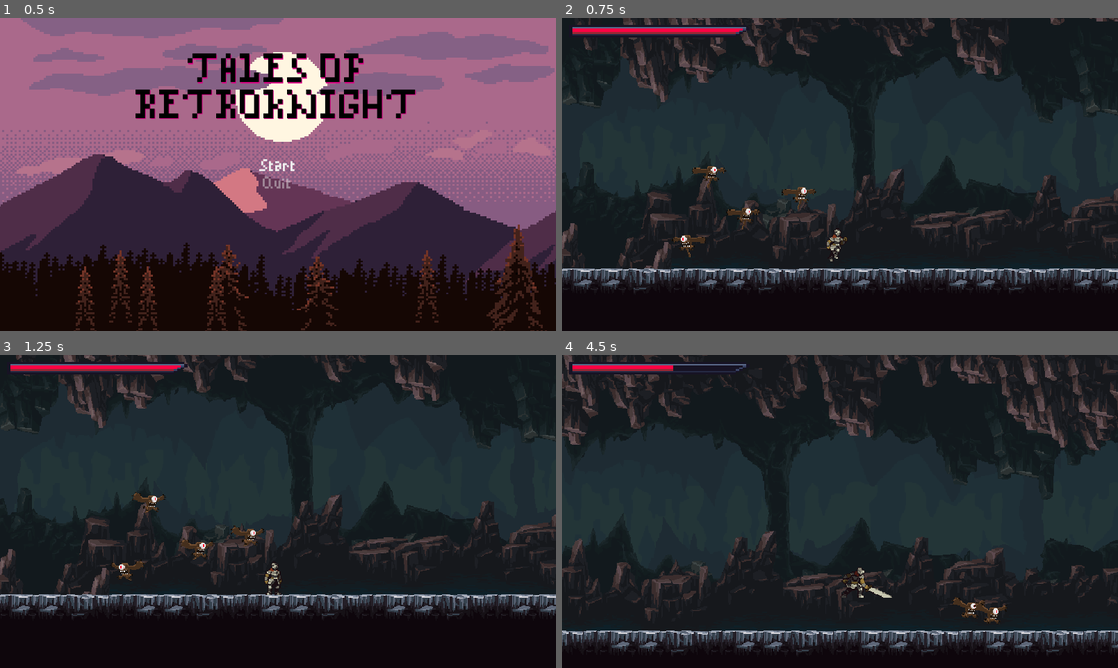
Above: before the commit, frames 1-4 (two rows, left to right).
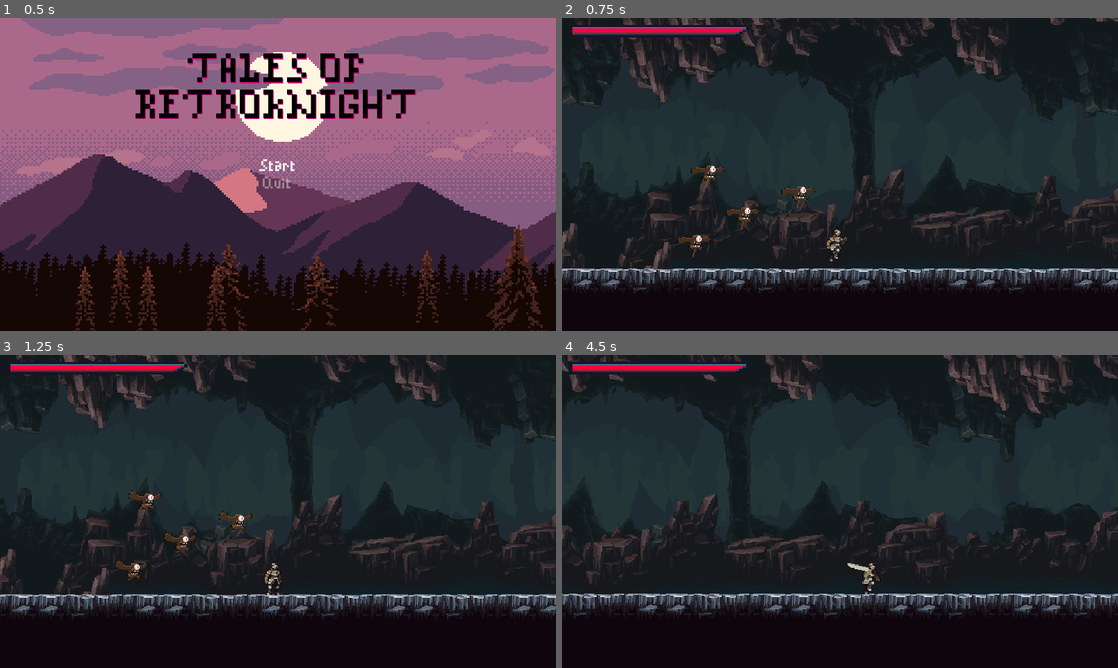
Above: after the commit, the same moments.

Repository: Astrol99/RetroKnight
Game: Godot game, scene res://src/MainMenu/MainMenu.tscn
The game is run twice, just before and just after one commit, with the same random seed, the same clock (stepped at 60 frames per second) and the same inputs.
Inputs (mouse positions are in pixels of both pictures, inside the frame that each line leads up to):
- Up to frame 1 (0.5 s): no input
- Up to frame 2 (0.75 s): click "Start" at 0.5 s
- Up to frame 3 (1.25 s): no input
- Up to frame 4 (4.5 s): move the mouse to (962, 495) at 1.27 s; hold Right (ui_right) 1.28-2.78 s; click (962, 495) at 1.35 s; tap Up (ui_up) at 1.52, 2.27, 3.77 s; tap Shift (roll) at 1.55, 2.1, 3.05, 3.6 s; move the mouse to (728, 527) at 2.02 s; click (728, 527) at 2.3 s; move the mouse to (895, 442) at 2.77 s; hold Left (ui_left) 2.78-3.53 s; click (895, 442) at 2.85 s; move the mouse to (812, 574) at 3.52 s; hold Right (ui_right) from 3.53 s (still down); click (812, 574) at 3.8 s; move the mouse to (1006, 558) at 4.27 s; click (1006, 558) at 4.35 s

Frame 1 is identical in both runs. In frame 2, 0.4% of the frame differs, in the area x 20-46%, y 47-77%; in frame 3, 0.9%; in frame 4, 27%, in the area x 0-100%, y 0-96%.

Commit message:
Cleaned up some code

Diff:
--- a/project.godot
+++ b/project.godot
@@ -16,7 +16,7 @@
 
 [autoload]
 
-PlayerStats="*res://src/Entities/Stats/PlayerStats.tscn"
+PlayerStats="*res://src/Entities/Player/PlayerStats.tscn"
 
 [display]
 
--- a/src/Entities/FlyingEye/Flying Eye.gd
+++ b/src/Entities/FlyingEye/Flying Eye.gd
@@ -12,42 +12,42 @@
 export var MAX_SPEED = 500
 export var FRICTION = 200
 
-enum {
+enum States {
 	IDLE,
 	WANDER,
 	CHASE
 }
-var state = CHASE
+var state = States.CHASE
 
 var velocity = Vector2.ZERO
 var knockback = Vector2.ZERO
 
 func _ready():
-	state = pick_rand_state([IDLE, WANDER])
+	state = pick_rand_state(States)
 
 func _physics_process(delta):
 	knockback = knockback.move_toward(Vector2.ZERO, FRICTION * delta)
 	knockback = move_and_slide(knockback)
 
 	match state:
-		IDLE:
+		States.IDLE:
 			velocity = velocity.move_toward(Vector2.ZERO, FRICTION * delta)
 			seek_player()
 			if _wander_controller.get_time_left() == 0:
 				update_wander()
-		WANDER:
+		States.WANDER:
 			seek_player()
 			if _wander_controller.get_time_left() == 0:
 				update_wander()
 			accelerate_towards_point(delta, _wander_controller.target_position)
 			if global_position.distance_to(_wander_controller.target_position) <= MAX_SPEED * delta:
 				update_wander()
-		CHASE:
+		States.CHASE:
 			var player = _player_detection_zone.player
 			if player:
 				accelerate_towards_point(delta, player.global_position)
 			else:
-				state = IDLE
+				state = States.IDLE
 
 	if _soft_collision.is_colliding():
 		velocity += _soft_collision.get_push_vector() * delta * 400
@@ -59,16 +59,15 @@
 	_animated_sprite.flip_h = velocity.x < 0
 
 func update_wander():
-	state = pick_rand_state([IDLE, WANDER])
+	state = pick_rand_state(States)
 	_wander_controller.start_wander_timer(rand_range(1,3))
 
 func seek_player():
 	if _player_detection_zone.player:
-		state = CHASE
+		state = States.CHASE
 
-func pick_rand_state(state_list):
-	state_list.shuffle()
-	return state_list.pop_front()
+func pick_rand_state(state_list: Dictionary):
+	return state_list.keys()[randi() % state_list.size()]
 
 func _on_Hurtbox_area_entered(area):
 	knockback = area.knockback_vector * 100
--- a/src/Entities/Player/Player.gd
+++ b/src/Entities/Player/Player.gd
@@ -16,13 +16,13 @@
 export(float) var ROLL_SPEED : float = 100.0
 
 # States
-enum {
+enum States {
 	MOVE,
 	ATTACK,
 	ROLL,
 	HIT
 }
-var state = MOVE
+var state = States.MOVE
 
 var velocity : Vector2 = Vector2.ZERO
 var roll_vector : Vector2 = Vector2.RIGHT
@@ -34,13 +34,13 @@
 
 func _physics_process(delta):
 	match state:
-		MOVE:
+		States.MOVE:
 			move_state(delta)
-		ATTACK:
+		States.ATTACK:
 			attack_state(delta)
-		ROLL:
+		States.ROLL:
 			roll_state(delta)
-		HIT:
+		States.HIT:
 			hit_state(delta)
 
 	velocity.y += GRAVITY * delta
@@ -79,19 +79,19 @@
 			_animation_state.travel("jump")
 		# Roll
 		if Input.is_action_just_pressed("roll"):
-			state = ROLL
+			state = States.ROLL
 	else:
 		_animation_state.travel("fall")
 
 	# Attack
 	if Input.is_action_just_pressed("player_attack"):
-		state = ATTACK
+		state = States.ATTACK
 
 func attack_state(_delta):
 	_animation_state.travel("attack")
 
 func attack_animation_finished():
-	state = MOVE
+	state = States.MOVE
 
 func roll_state(_delta):
 	velocity = roll_vector * ROLL_SPEED
@@ -100,18 +100,18 @@
 	velocity = move_and_slide(velocity)
 
 func roll_animation_finished():
-	state = MOVE
+	state = States.MOVE
 
 func _on_Hurtbox_area_entered(area):
 	stats.health -= area.damage
-	state = HIT
+	state = States.HIT
 	_hurtbox.start_invincibility(0.6)
 
 func hit_state(_delta):
 	_animation_state.travel("hit")
 
 func hit_animation_finished():
-	state = MOVE
+	state = States.MOVE
 
 func _on_Hurtbox_invincibility_started():
 	_blink_animation_player.play("Start")
--- a/src/MainMenu/MainMenu.gd
+++ b/src/MainMenu/MainMenu.gd
@@ -9,9 +9,8 @@
 func _process(delta):
 	_parallax_background.scroll_offset.x -= 10 * delta
 
-
 func _on_Enter_pressed():
-	if get_tree().change_scene("res://src/World/World.tscn") != OK:
+	if get_tree().change_scene("res://src/Tutorial/Tutorial.tscn") != OK:
 		print("An unexpected error occured when trying to switch to the World scene")
 
 func _on_Quit_pressed():
--- a/src/World/World.tscn
+++ b/src/Tutorial/Tutorial.tscn
@@ -1,13 +1,13 @@
 [gd_scene load_steps=22 format=2]
 
-[ext_resource path="res://assets/sprites/PixelFantasy_Caves_1.0/mainlev_build.png" type="Texture" id=1]
-[ext_resource path="res://src/Entities/Player/Player.tscn" type="PackedScene" id=3]
-[ext_resource path="res://assets/sprites/PixelFantasy_Caves_1.0/background1.png" type="Texture" id=4]
-[ext_resource path="res://assets/sprites/PixelFantasy_Caves_1.0/background2.png" type="Texture" id=5]
-[ext_resource path="res://assets/sprites/PixelFantasy_Caves_1.0/background3.png" type="Texture" id=6]
-[ext_resource path="res://assets/sprites/PixelFantasy_Caves_1.0/background4b.png" type="Texture" id=7]
-[ext_resource path="res://src/Entities/FlyingEye/Flying Eye.tscn" type="PackedScene" id=8]
-[ext_resource path="res://src/UI/HealthUI.tscn" type="PackedScene" id=9]
+[ext_resource path="res://assets/sprites/PixelFantasy_Caves_1.0/background3.png" type="Texture" id=1]
+[ext_resource path="res://assets/sprites/PixelFantasy_Caves_1.0/background2.png" type="Texture" id=2]
+[ext_resource path="res://assets/sprites/PixelFantasy_Caves_1.0/background1.png" type="Texture" id=3]
+[ext_resource path="res://assets/sprites/PixelFantasy_Caves_1.0/background4b.png" type="Texture" id=4]
+[ext_resource path="res://assets/sprites/PixelFantasy_Caves_1.0/mainlev_build.png" type="Texture" id=5]
+[ext_resource path="res://src/UI/HealthUI.tscn" type="PackedScene" id=6]
+[ext_resource path="res://src/Entities/FlyingEye/Flying Eye.tscn" type="PackedScene" id=7]
+[ext_resource path="res://src/Entities/Player/Player.tscn" type="PackedScene" id=8]
 
 [sub_resource type="ConvexPolygonShape2D" id=1]
 points = PoolVector2Array( 0, 0, 16, 0, 16, 32, 0, 32 )
@@ -803,7 +803,7 @@
 } ]
 54/z_index = 0
 
-[node name="World" type="Node2D"]
+[node name="Tutorial" type="Node2D"]
 
 [node name="ParallaxBackground" type="ParallaxBackground" parent="."]
 scroll_limit_end = Vector2( 0, 480 )
Renamed: src/Entities/Stats/PlayerStats.tscn -> src/Entities/Player/PlayerStats.tscn
Not shown: 54 places in src/Tutorial/Tutorial.tscn that only renumber resources
